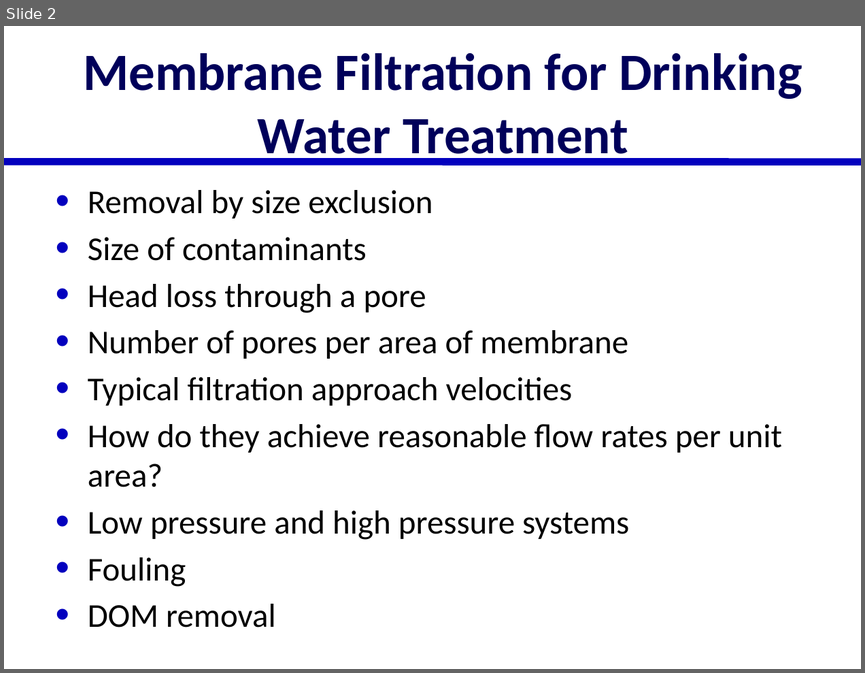
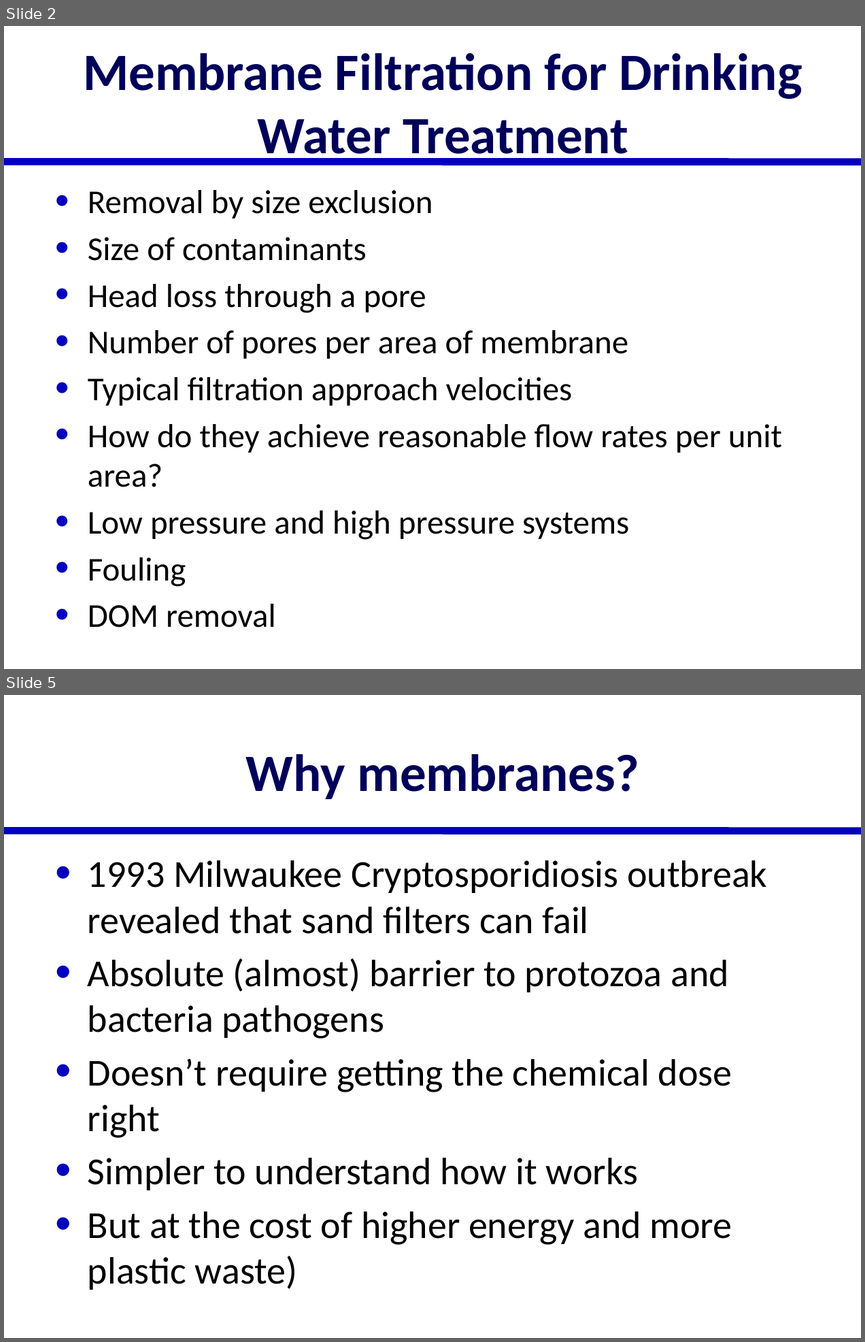
Before and after one commit to AguaClara/SWOT, a slide deck: Lectures/In Class/Membrane Filtration.pptx. Shown one above the other, each under a label of ours: slide 2 before the commit, slides 2 and 5 after it; the slides between them are not shown. The pictures are 865x673 and 865x1342 pixels, drawn with LibreOffice and Linux fonts; fonts in the diff are those of the drawing. Boxes give left, top, right and bottom in pixels: in the first picture for what was removed or moved away, otherwise in the second. Text is boxed around its words. In the diff, an @@ line names an element or a change of style, - is before the commit and + after.

Commit message:
membranes

```diff
--- a/Lectures/In Class/Membrane Filtration.pptx
+++ b/Lectures/In Class/Membrane Filtration.pptx
@@ slide 5 added at (4,695,861,1338), background #FFFFFF; not listed: 1 template element that a slide beside it also shows @@
@@ title added at (246,754,639,799), 44 pt, text #00005A, bold @@
+Why membranes?
@@ text added at (88,860,767,1289), 32 pt, text #000000 @@
+• 1993 Milwaukee Cryptosporidiosis outbreak revealed that sand filters can fail
+• Absolute (almost) barrier to protozoa and bacteria pathogens
+• Doesn’t require getting the chemical dose right
+• Simpler to understand how it works
+• But at the cost of higher energy and more plastic waste)
```
Also in this commit, not shown: 1 slide changed, 11 other slides added, 1 slide removed, 3 other files.
